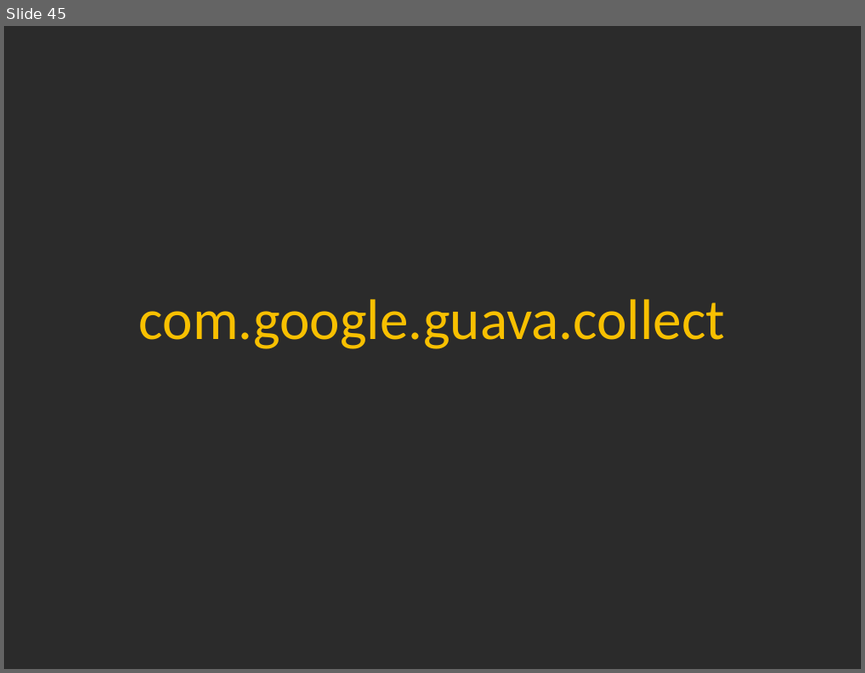
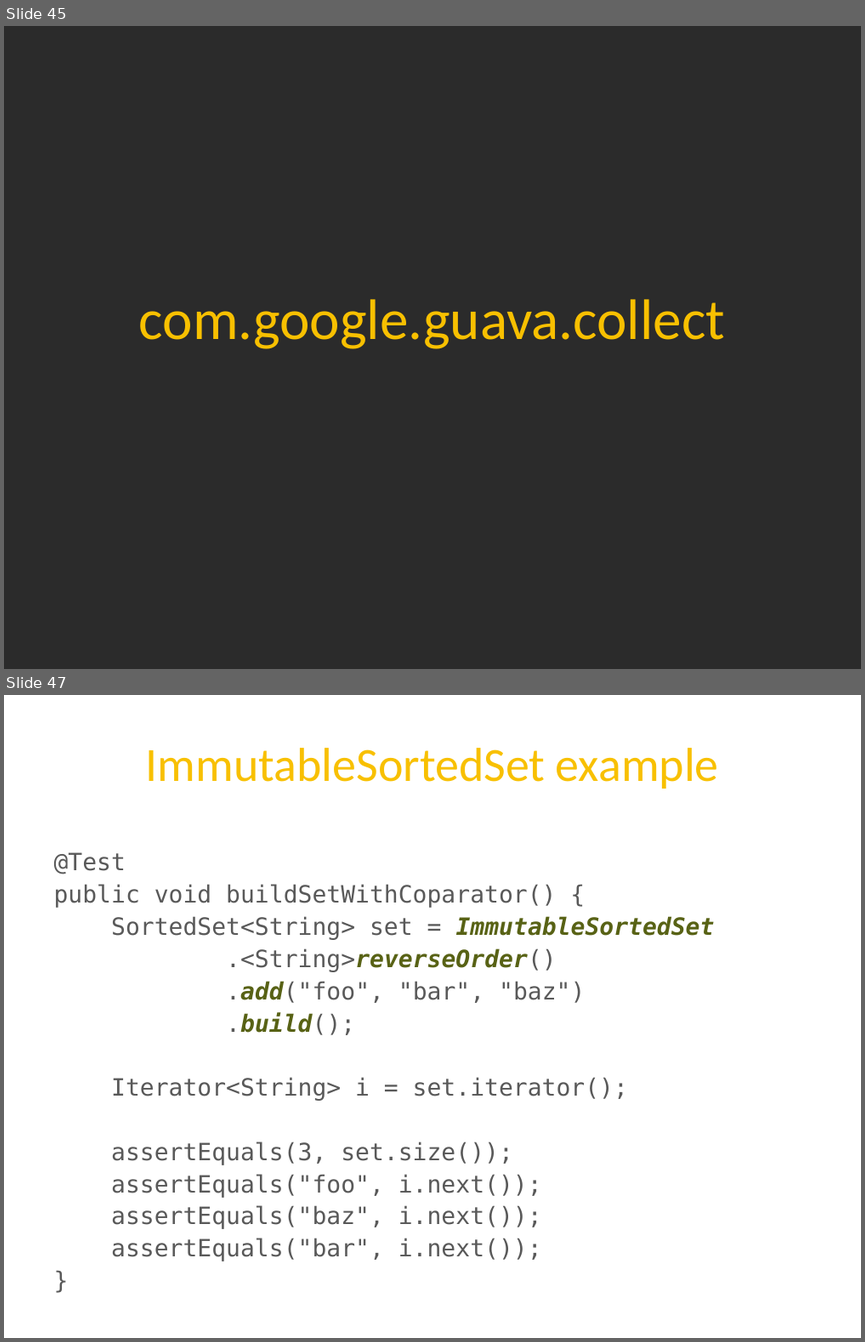
Before and after one commit to twoqubed/JavaMUG-Guava, a slide deck: JavaMUG - Guava.pptx. Shown one above the other, each under a label of ours: slide 45 before the commit, slides 45 and 47 after it; the slides between them are not shown. The pictures are 865x673 and 865x1342 pixels, drawn with LibreOffice and Linux fonts; fonts in the diff are those of the drawing; background and template pictures are left out; a plain dark background stands for a picture behind light text. Boxes give left, top, right and bottom in pixels: in the first picture for what was removed or moved away, otherwise in the second. Text is boxed around its words. In the diff, an @@ line names an element or a change of style, - is before the commit and + after.

```diff
--- a/JavaMUG - Guava.pptx
+++ b/JavaMUG - Guava.pptx
@@ slide 47 added at bbox=[4, 695, 861, 1338], background picture (left out) @@
@@ title added at bbox=[146, 748, 719, 789], 40 pt, text #F8C000 @@
+ImmutableSortedSet example
@@ text added at bbox=[54, 852, 715, 1261], 20 pt, text #595959 @@
+@Test
+public void buildSetWithCoparator() {
+SortedSet<String> set = ImmutableSortedSet
+.<String>reverseOrder()
+.add("foo", "bar", "baz")
+.build();
+Iterator<String> i = set.iterator();
+assertEquals(3, set.size());
+assertEquals("foo", i.next());
+assertEquals("baz", i.next());
+assertEquals("bar", i.next());
+}
```
Also in this commit, not shown: 3 other slides added, 5 other files.
